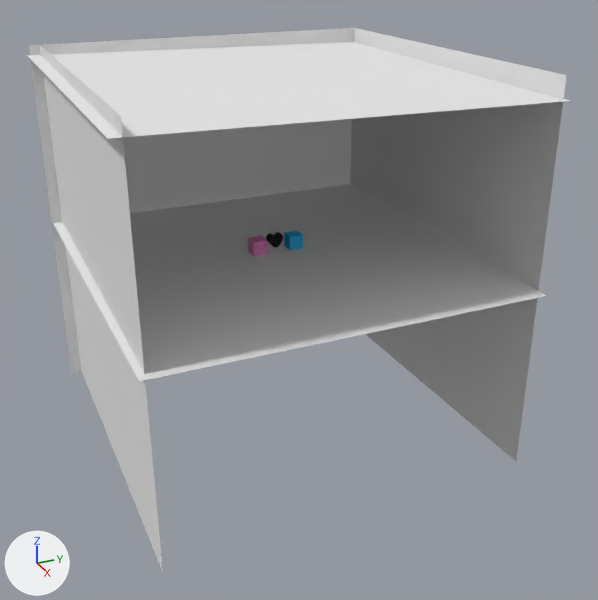
An edit to the Blender file 3d/tinder.blend, drawn before and after from the same camera.
Both versions are drawn from a 50 mm camera at (98.5, -40.9, 40.1) aimed at (5.0, 1.2, -6.7). The axes (+X, +Y, +Z) are drawn at lower left. The lights are the same throughout.
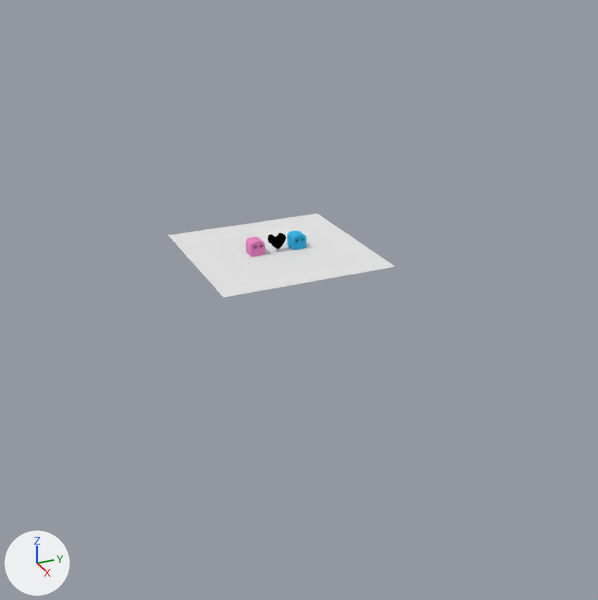
Location of each change, [x1, y1, x2, y2] in pixels of the pictures (598 x 600 px):
'main_plane', moved, rescaled, turned
    before: [53, 184, 546, 381]
    after: [168, 214, 395, 297]
'Plane.002', hidden
    before: [350, 27, 567, 461]
'top_plane', hidden
    before: [27, 42, 570, 139]
'Plane.004', hidden
    before: [40, 46, 163, 572]
'Plane.001', hidden
    before: [29, 28, 354, 373]
'Cube.000', deleted
    before: [284, 231, 303, 250]
'Cube', added
    after: [246, 237, 265, 257]
'BezierCircle', reshaped, moved, modifiers changed, rescaled (6% taller)
    before: [266, 232, 284, 247]
    after: [268, 233, 286, 249]
part 1 of me_cube_001, built on
    before: [248, 236, 268, 256]
    after: [287, 230, 306, 250]

What changed in the scene script:
```text
Change me_cube_001:
    remove me_cube_001.from_pydata(...)  # 136 vertices, 74 faces; spans x -1.0..1.0, y -1.0..1.0, z -1.0..1.0
    remove me_cube_001.materials.append(mat_material_002)  # pink #e786c2
    add me_cube_001.from_pydata(...)  # 1334 vertices, 671 faces; spans x -1.0..1.0, y -1.0..1.0, z -1.0..1.0
    me_cube_001 part 1: 1 vertex moved within x 1.0, y 0.22, z 0.53; 130 vertices removed from x -1.0..1.0, y -1.0..1.0, z 0.17..1.0; 1328 vertices added at x -1.0..1.0, y -1.0..1.0, z 0.08..1.0
    add me_cube_001.materials.append(mat_material_010)  # cyan #39b4e7
Change cu_beziercircle:
    remove _sp.bezier_points.foreach_set('co', [-0.494, 0.0, 0.0, -0.983, 1.0, 0.0, 1.0, 0.0, 0.0, -0.983, -1.0, 0.0])
    remove _sp.bezier_points.foreach_set('handle_left', [-0.494, -0.103, 0.0, -1.461, 0.18, 0.0, 1.0, 0.451, 0.0, -0.489, -1.847, 0.0])
    remove _sp.bezier_points.foreach_set('handle_right', [-0.494, 0.103, 0.0, -0.489, 1.847, 0.0, 1.0, -0.451, 0.0, -1.461, -0.18, 0.0])
    remove for _p, _l, _r in zip(_sp.bezier_points, ['ALIGNED', 'ALIGNED', 'ALIGNED', 'ALIGNED'], ['ALIGNED', 'ALIGNED', 'ALIGNED', 'ALIGNED']): _p.handle_left_type = _l; _p.handle_right_type = _r
    _sp: cu_beziercircle.splines.new('BEZIER'); _sp.bezier_points.add(3) -> cu_beziercircle.splines.new('BEZIER'); _sp.bezier_points.add(15)
    add _sp.bezier_points.foreach_set('co', [-0.181, 0.0, 0.0, -0.446, 0.262, 0.0, -0.707, 0.707, 0.0, -0.591, 1.027, 0.0, -0.306, 1.159, 0.0, 0.232, 1.069, 0.0, 0.707, 0.712, 0.0, 1.093, 0.311, 0.0, 1.269, 0.0, 0.0, 1.093, -0.311, 0.0, 0.707, -0.712, 0.0, 0.232, -1.069, 0.0, -0.306, -1.159, 0.0, -0.591, -1.027, 0.0, -0.707, -0.707, 0.0, -0.446, -0.262, 0.0])
    add _sp.bezier_points.foreach_set('handle_left', [-0.181, -0.096, 0.0, -0.331, 0.165, 0.0, -0.71, 0.541, 0.0, -0.681, 0.929, 0.0, -0.427, 1.143, 0.0, 0.0834, 1.174, 0.0, 0.545, 0.857, 0.0, 1.0, 0.431, 0.0, 1.269, 0.115, 0.0, 1.178, -0.201, 0.0, 0.847, -0.586, 0.0, 0.442, -0.961, 0.0, -0.0946, -1.188, 0.0, -0.52, -1.096, 0.0, -0.704, -0.856, 0.0, -0.561, -0.359, 0.0])
    add _sp.bezier_points.foreach_set('handle_right', [-0.181, 0.096, 0.0, -0.561, 0.359, 0.0, -0.704, 0.856, 0.0, -0.508, 1.117, 0.0, -0.0946, 1.188, 0.0, 0.391, 0.957, 0.0, 0.847, 0.586, 0.0, 1.178, 0.201, 0.0, 1.269, -0.115, 0.0, 1.0, -0.431, 0.0, 0.545, -0.857, 0.0, 0.043, -1.166, 0.0, -0.427, -1.143, 0.0, -0.662, -0.957, 0.0, -0.71, -0.541, 0.0, -0.331, -0.165, 0.0])
    add for _p, _l, _r in zip(_sp.bezier_points, ['ALIGNED', 'ALIGNED', 'ALIGNED', 'AUTO', 'AUTO', 'ALIGNED', 'ALIGNED', 'ALIGNED', 'ALIGNED', 'ALIGNED', 'ALIGNED', 'ALIGNED', 'AUTO', 'ALIGNED', 'ALIGNED', 'ALIGNED'], ['ALIGNED', 'ALIGNED', 'ALIGNED', 'AUTO', 'AUTO', 'ALIGNED', 'ALIGNED', 'ALIGNED', 'ALIGNED', 'ALIGNED', 'ALIGNED', 'ALIGNED', 'AUTO', 'ALIGNED', 'ALIGNED', 'ALIGNED']): _p.handle_left_type = _l; _p.handle_right_type = _r
    remove cu_beziercircle.materials.append(mat_material_004)  # black #252525
    add cu_beziercircle.materials.append(mat_material_014)  # black #000000
Change ob_beziercircle:
    ob_beziercircle.location: (0.0, 0.0, 0.3) -> (0.6, 0.0, 0.6)
    ob_beziercircle.scale: (0.873, 0.873, 0.873) -> (1.0, 1.0, 1.0)
    where _m = ob_beziercircle.modifiers.new('Solidify', 'SOLIDIFY')
    _m.thickness: 1.023 -> 0.891
Change ob_main_plane:
    ob_main_plane.rotation_euler: (0.0, 0.0028, 0.0) -> (0.0, 0.0, 0.0)  # degrees (0, 0.2, 0) -> degrees (0, 0, 0)
    ob_main_plane.location: (1.9, -1.1, -1.0) -> (0.0, 0.0, -1.0)
    ob_main_plane.scale: (25.5, 25.0, 0.53) -> (11.9, 11.9, 11.9)
Change ob_cube_001:
    remove _m = ob_cube_001.modifiers.new('Bevel', 'BEVEL')
    remove _m.segments = 47
    remove _m.limit_method = 'NONE'
    remove _m.angle_limit = 0.656
    remove _m.spread = 0.0
Change ob_plane_001:
    add ob_plane_001.hide_viewport = True
Change ob_plane_002:
    add ob_plane_002.hide_viewport = True
Change ob_top_plane:
    add ob_top_plane.hide_viewport = True
Change ob_plane_004:
    add ob_plane_004.hide_viewport = True
Remove ob_cube_000:
    ob_cube_000 = bpy.data.objects.new('Cube.000', me_cube_003)
Add ob_cube:
    ob_cube = bpy.data.objects.new('Cube', me_cube)  # 1334 vertices, 671 faces; spans x -1.0..1.0, y -1.0..1.0, z -1.0..1.0; in mat_material_004 (black #252525)
    ob_cube.location = (0.0, -3.1, 0.0)
```
